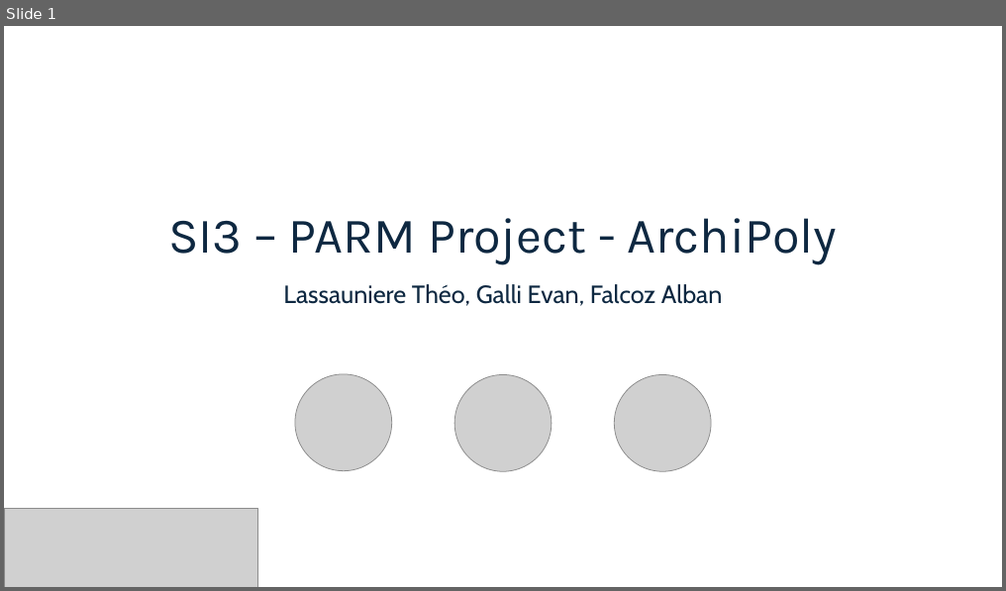
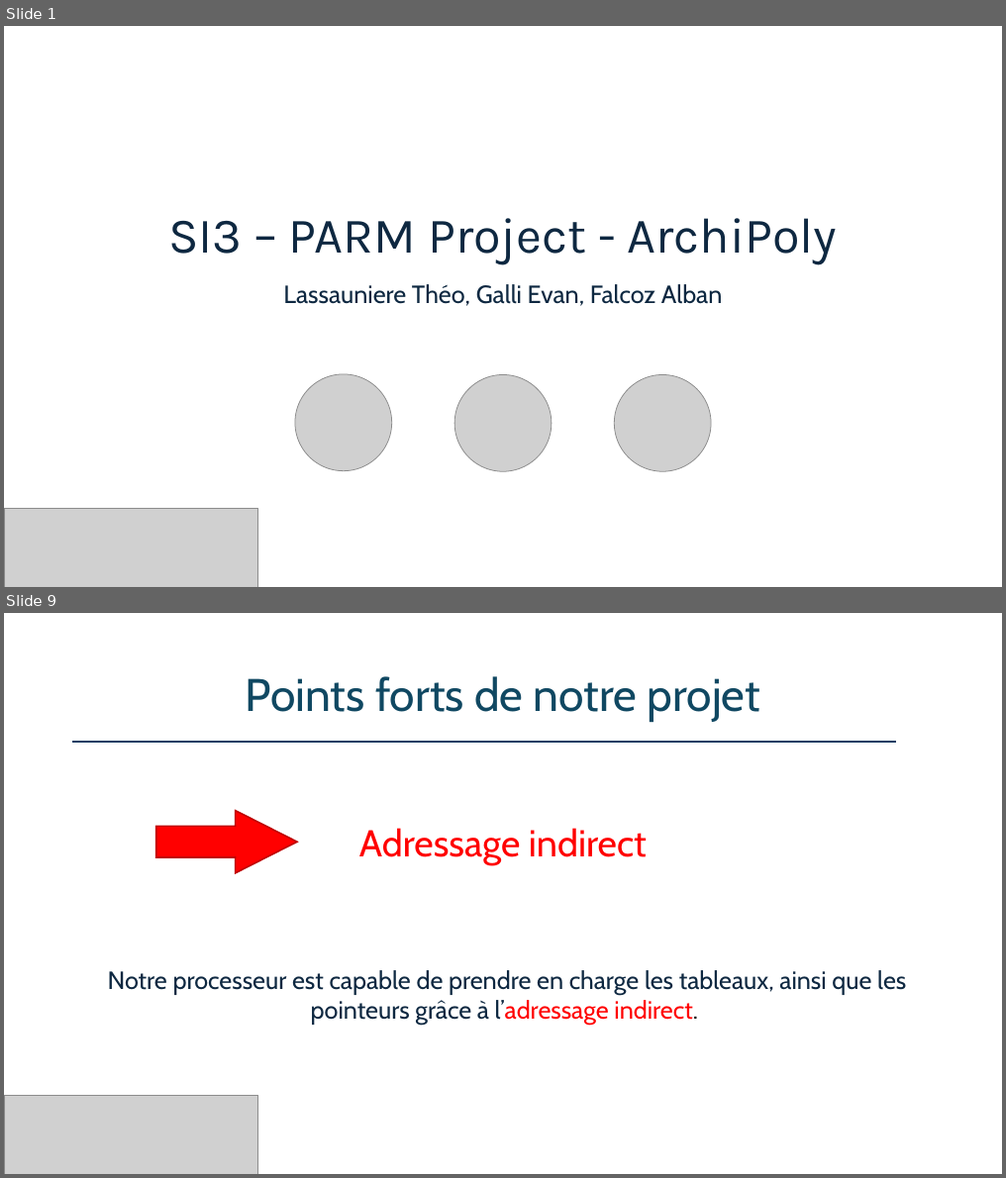
Before and after one commit to Other-Project/SI3-PARM, a slide deck: docs/SI3 – PARM Project - ArchiPoly.pptx. Shown one above the other, each under a label of ours: slide 1 before the commit, slides 1 and 9 after it; the slides between them are not shown. The pictures are 1006x591 and 1006x1178 pixels, drawn with LibreOffice and Linux fonts; fonts in the diff are those of the drawing; grey boxes stand for pictures. Boxes give left, top, right and bottom in pixels: in the first picture for what was removed or moved away, otherwise in the second. Text is boxed around its words. In the diff, an @@ line names an element or a change of style, - is before the commit and + after.

```diff
--- a/docs/SI3 – PARM Project - ArchiPoly.pptx
+++ b/docs/SI3 – PARM Project - ArchiPoly.pptx
@@ slide 9 added at (4,613,1002,1174), background #FFFFFF @@
@@ title added at (245,676,760,722), 44 pt, text #104862 @@
+Points forts de notre projet
@@ line added from (896, 742) to (73, 742), #163E64 1.5 pt @@
@@ right arrow added at (156,811,297,873), fill #FF0000, outline #C00000 1.5 pt @@
@@ text added at (359,828,647,865), 36 pt, text #FF0000 @@
+Adressage indirect
@@ text added at (108,970,906,1025), 24 pt, text #0E2841 @@
+Notre processeur est capable de prendre en charge les tableaux, ainsi que les pointeurs grâce à l’adressage indirect.
@@ picture added at (4,1096,257,1174) @@
```
Also in this commit, not shown: 9 slides changed, 1 other file.
